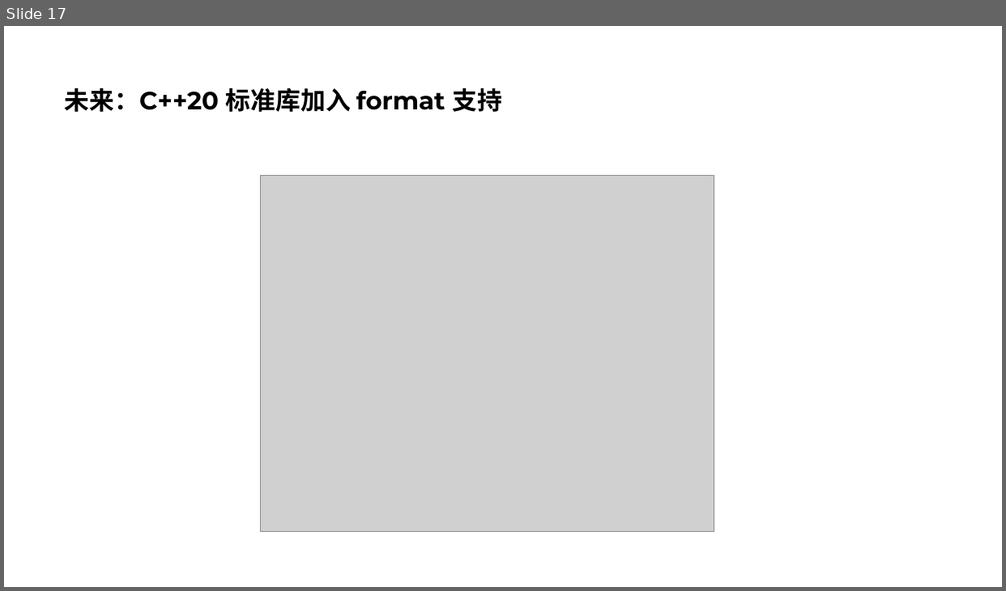
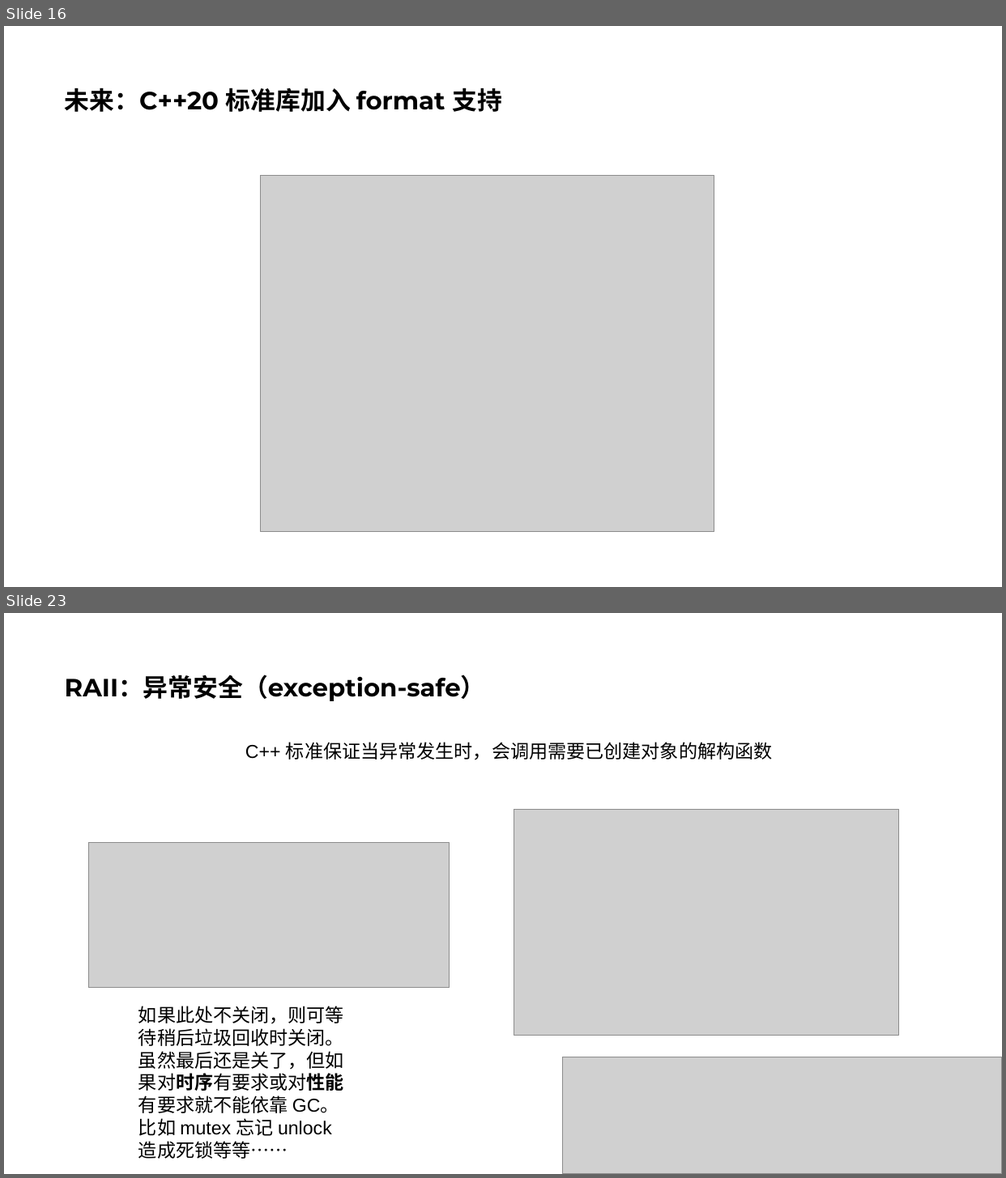
Before and after one commit to parallel101/course, a slide deck: 02/slides.pptx. Shown one above the other, each under a label of ours: slide 17 before the commit, slides 16 and 23 after it; the slides between them are not shown. The pictures are 1006x591 and 1006x1178 pixels, drawn with LibreOffice and Linux fonts; fonts in the diff are those of the drawing; grey boxes stand for pictures. Boxes give left, top, right and bottom in pixels: in the first picture for what was removed or moved away, otherwise in the second. Text is boxed around its words. In the diff, an @@ line names an element or a change of style, - is before the commit and + after.

```diff
--- a/02/slides.pptx
+++ b/02/slides.pptx
@@ slide 23 added at [4,613,1002,1174], background #FFFFFF @@
@@ title added at [65,675,486,701], 24 pt, text #000000, bold @@
+RAII：异常安全（exception-safe）
@@ text added at [245,742,773,760], 18 pt, text #000000 @@
+C++ 标准保证当异常发生时，会调用需要已创建对象的解构函数
@@ picture added at [513,809,899,1035] @@
@@ picture added at [88,843,450,988] @@
@@ text added at [138,1006,344,1159], 18 pt, text #000000 @@
+如果此处不关闭，则可等待稍后垃圾回收时关闭。
+虽然最后还是关了，但如果对时序有要求或对性能有要求就不能依靠 GC。
+比如 mutex 忘记 unlock 造成死锁等等……
@@ picture added at [562,1058,1002,1174] @@
@@ what was slide 17 is now slide 16 @@
```
Also in this commit, not shown: 2 slides changed, 11 other slides added, 1 slide removed, 18 other files.
